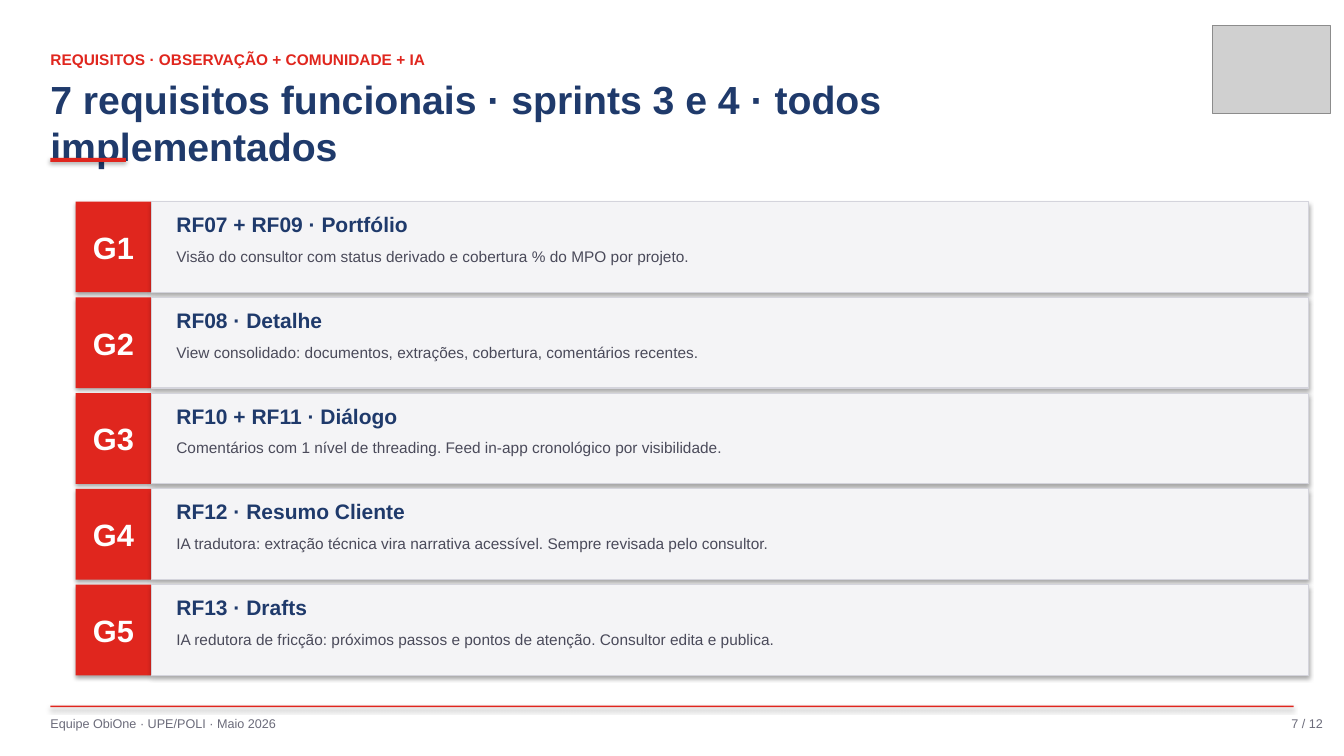
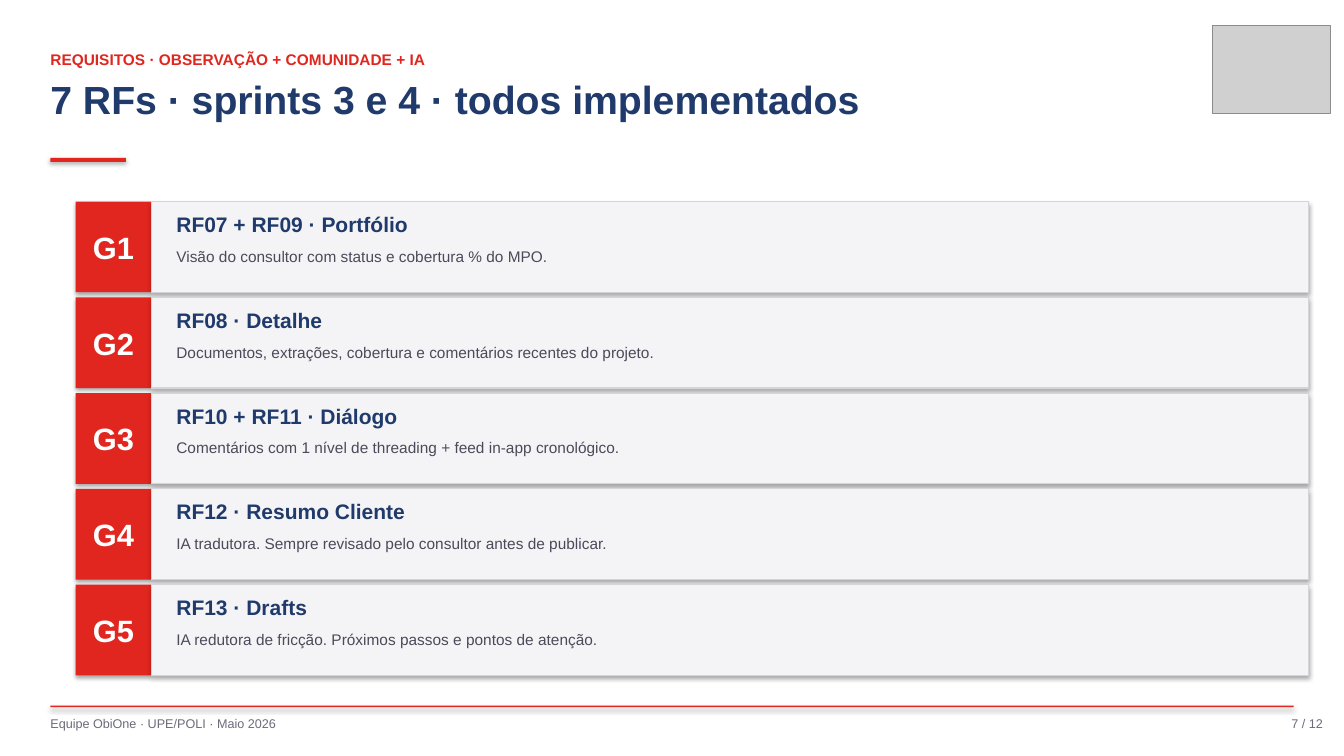
Before and after one commit to raniel90/obione, a slide deck: slide 7 of atividades/apresentacoes/sr1_2026-05-22.pptx. Drawn at 1344x756 pixels with LibreOffice and Linux fonts; fonts in the diff are those of the drawing; grey boxes stand for pictures. Boxes give left, top, right and bottom in pixels: in the first picture for what was removed or moved away, otherwise in the second. Text is boxed around its words. In the diff, an @@ line names an element or a change of style, - is before the commit and + after.

```diff
--- a/atividades/apresentacoes/sr1_2026-05-22.pptx
+++ b/atividades/apresentacoes/sr1_2026-05-22.pptx
@@ text at bbox=[50, 85, 859, 122]: text changed @@
-7 requisitos funcionais · sprints 3 e 4 · todos implementados
+7 RFs · sprints 3 e 4 · todos implementados
@@ text at bbox=[176, 251, 547, 262]: text changed @@
-Visão do consultor com status derivado e cobertura % do MPO por projeto.
+Visão do consultor com status e cobertura % do MPO.
@@ text at bbox=[176, 346, 653, 361]: text changed @@
-View consolidado: documentos, extrações, cobertura, comentários recentes.
+Documentos, extrações, cobertura e comentários recentes do projeto.
@@ text at bbox=[176, 441, 619, 456]: text changed @@
-Comentários com 1 nível de threading. Feed in-app cronológico por visibilidade.
+Comentários com 1 nível de threading + feed in-app cronológico.
@@ text at bbox=[176, 538, 606, 552]: text changed @@
-IA tradutora: extração técnica vira narrativa acessível. Sempre revisada pelo consultor.
+IA tradutora. Sempre revisado pelo consultor antes de publicar.
@@ text at bbox=[176, 633, 597, 648]: text changed @@
-IA redutora de fricção: próximos passos e pontos de atenção. Consultor edita e publica.
+IA redutora de fricção. Próximos passos e pontos de atenção.
```
Also in this commit, not shown: 9 other slides changed, 2 other files.
